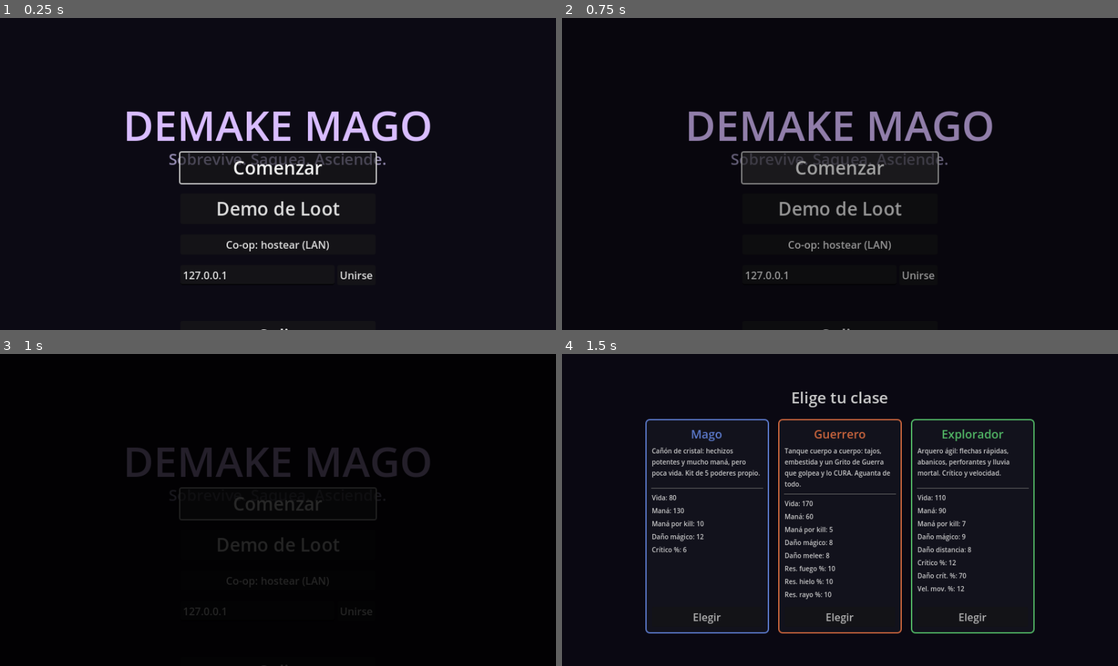
Above: before the commit, frames 1-4 (two rows, left to right).
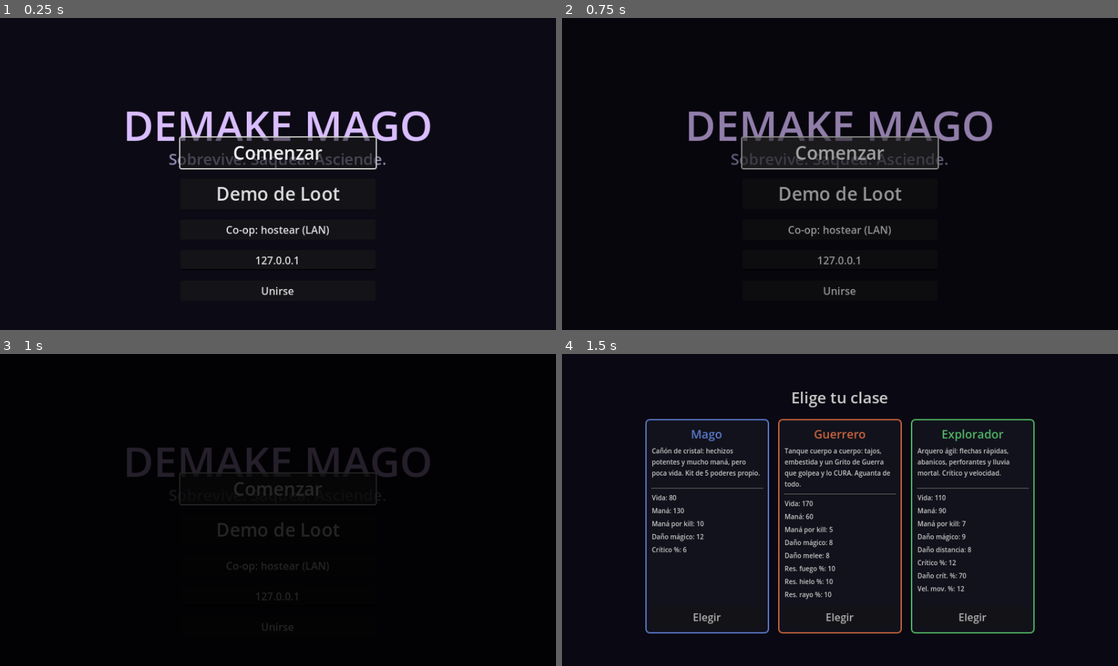
Above: after the commit, the same moments.

Repository: meatxsucks/godot-game
Game: Godot game, scene res://scenes/ui/MainMenu.tscn
Same seed, same stepped clock (60 frames per second), same inputs: the game is played once before the commit and once after it.
Inputs (mouse positions are in pixels of both pictures, inside the frame that each line leads up to):
- Up to frame 1 (0.25 s): no input
- Up to frame 2 (0.75 s): click "Comenzar" at 0.5 s
- Up to frame 3 (1 s): no input
- Up to frame 4 (1.5 s): tap Enter at 1.25 s; move the mouse to (962, 494) at 1.27 s; hold D (move_right) from 1.28 s (still down); tap Space (ability_dash) at 1.35 s; click (962, 494) at 1.42 s

The runs differ from the first frame. In frame 1, 3.4% of the frame differs, in the area x 32-68%, y 37-100%; in frame 2, 3.2%; in frame 3, 1.5%; in frame 4, nothing differs.

Commit message:
Menú: sección co-op en vertical (IP y Unirse apilados, sin fila horizontal)

Diff:
--- a/scripts/ui/main_menu.gd
+++ b/scripts/ui/main_menu.gd
@@ -33,18 +33,17 @@
 	_btn_host.pressed.connect(_on_host_pressed)
 	vbox.add_child(_btn_host)
 
-	var row := HBoxContainer.new()
+	# Todo en vertical, como el resto del menú.
 	_ip_edit = LineEdit.new()
 	_ip_edit.text = "127.0.0.1"
 	_ip_edit.placeholder_text = tr("IP del host")
-	_ip_edit.custom_minimum_size.x = 150
-	_ip_edit.size_flags_horizontal = Control.SIZE_EXPAND_FILL
-	row.add_child(_ip_edit)
+	_ip_edit.alignment = HORIZONTAL_ALIGNMENT_CENTER
+	vbox.add_child(_ip_edit)
+
 	_btn_join = Button.new()
 	_btn_join.text = tr("Unirse")
 	_btn_join.pressed.connect(_on_join_pressed)
-	row.add_child(_btn_join)
-	vbox.add_child(row)
+	vbox.add_child(_btn_join)
 
 	_net_status = Label.new()
 	_net_status.horizontal_alignment = HORIZONTAL_ALIGNMENT_CENTER
